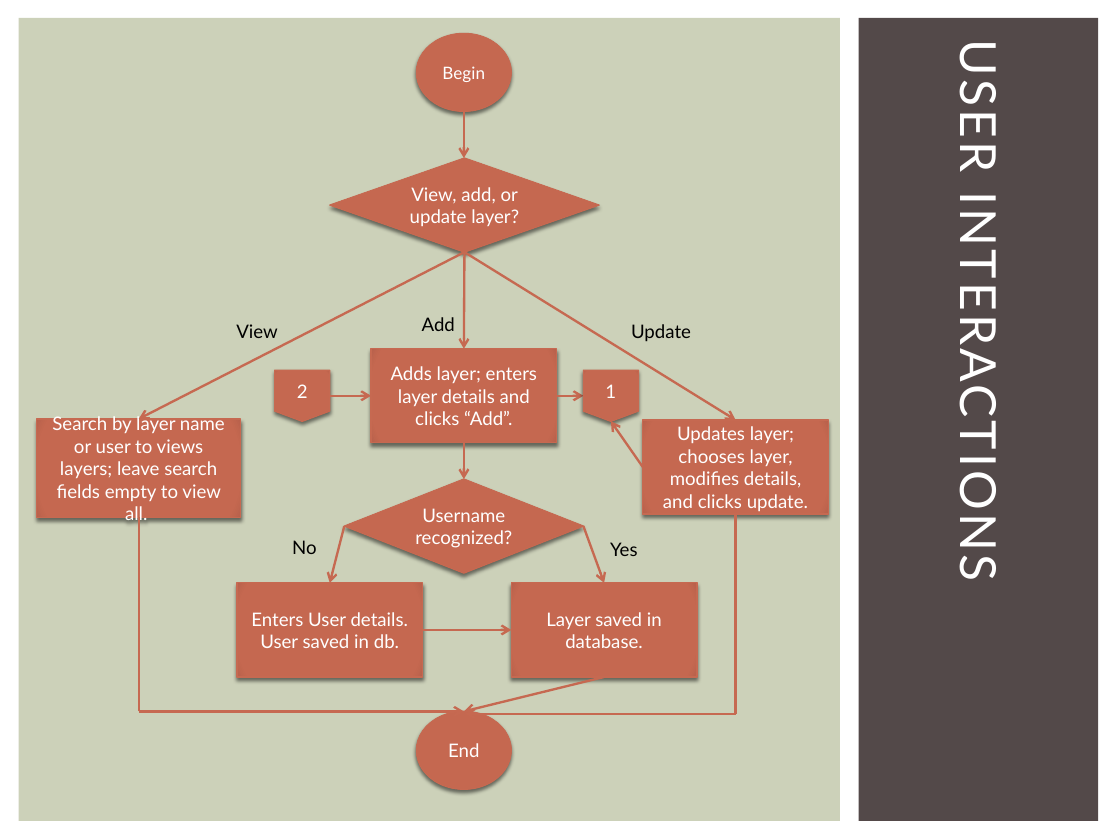
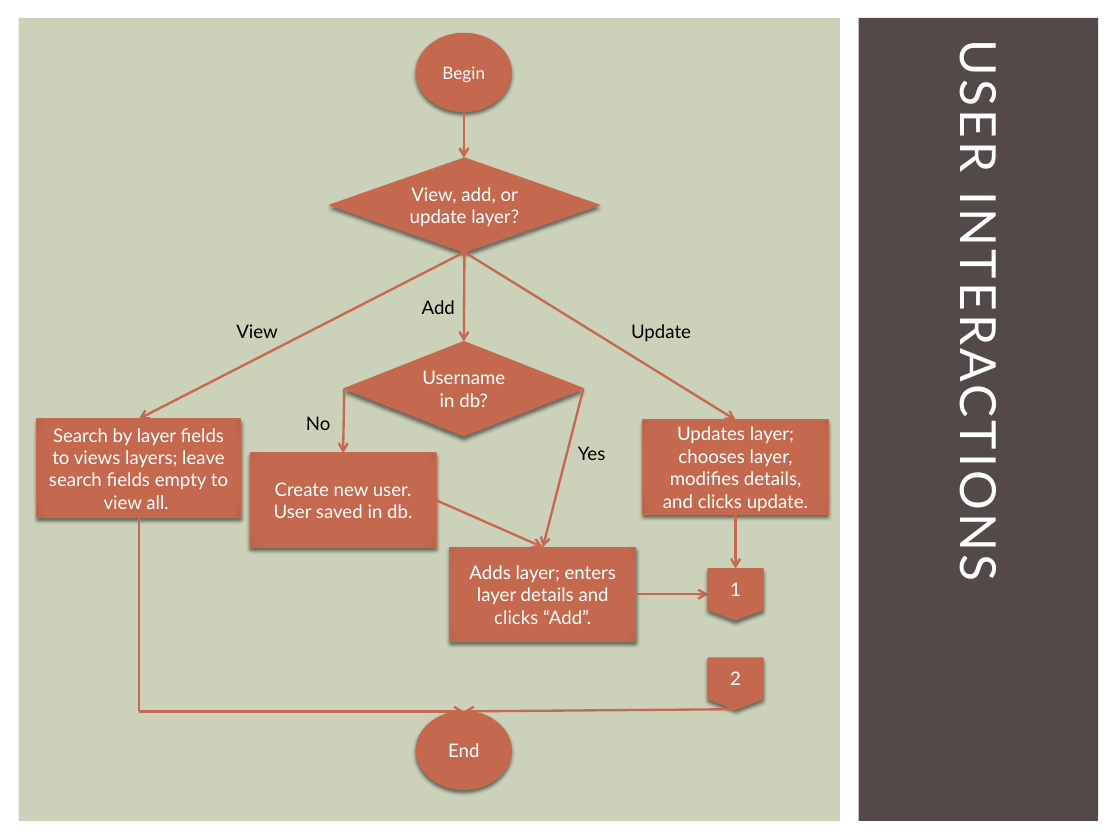
Before and after one commit to walkerq/layers, a slide deck: slide 5 of Final Project Presentation.pptx (slide 4 before the commit). Drawn at 1120x840 pixels with LibreOffice and Linux fonts; fonts in the diff are those of the drawing. Boxes give left, top, right and bottom in pixels: in the first picture for what was removed or moved away, otherwise in the second. Text is boxed around its words. In the diff, an @@ line names an element or a change of style, - is before the commit and + after.

```diff
--- a/Final Project Presentation.pptx
+++ b/Final Project Presentation.pptx
@@ arrow moved from (465, 252) - (464, 348) to (465, 252) - (464, 342) @@
@@ text "Add": place and size @@
-text "Add" at [422, 317, 455, 331]
+text "Add" at [422, 300, 455, 314]
@@ diamond "Username in db?": place and size @@
-diamond "Username in db?" at [344, 479, 582, 573]
+diamond "Username in db?" at [344, 342, 582, 436]
@@ arrow moved from (344, 526) - (329, 582) to (344, 389) - (343, 454) @@
@@ text in diamond at [422, 370, 505, 407]: text changed @@
-Username recognized?
+Username in db?
@@ arrow moved from (584, 526) - (604, 582) to (584, 389) - (543, 548) @@
@@ text "No": place and size @@
-text "No" at [292, 540, 316, 554]
+text "No" at [306, 416, 330, 430]
@@ arrow removed from (329, 395) to (371, 395) @@
@@ text in rectangle at [49, 428, 228, 509]: text changed @@
-Search by layer name or user to views layers; leave search fields empty to view all.
+Search by layer fields to views layers; leave search fields empty to view all.
@@ arrow removed from (464, 442) to (464, 479) @@
@@ text "Yes": place and size @@
-text "Yes" at [610, 542, 637, 556]
+text "Yes" at [578, 446, 605, 460]
@@ rectangle "Create new user. User saved ...": place and size @@
-rectangle "Create new user. User saved ..." at [237, 582, 423, 676]
+rectangle "Create new user. User saved ..." at [251, 454, 437, 548]
@@ text in rectangle at [274, 482, 412, 518]: text changed @@
-Enters User details. User saved in db.
+Create new user. User saved in db.
@@ arrow moved from (422, 629) - (512, 629) to (436, 501) - (543, 548) @@
@@ arrow moved from (643, 467) - (610, 421) to (736, 514) - (736, 569) @@
@@ line removed from (736, 713) to (736, 514) @@
@@ rectangle "Adds layer; enters layer details ...": place and size @@
-rectangle "Adds layer; enters layer details ..." at [371, 348, 557, 442]
+rectangle "Adds layer; enters layer details ..." at [450, 548, 636, 642]
@@ flow chart offpage connector "1": place and size @@
-flow chart offpage connector "1" at [584, 371, 638, 422]
+flow chart offpage connector "1" at [708, 569, 763, 620]
@@ rectangle removed at [512, 582, 698, 676] @@
-Layer saved in database.
@@ arrow moved from (557, 395) - (584, 395) to (636, 595) - (708, 595) @@
@@ flow chart offpage connector "2": place and size @@
-flow chart offpage connector "2" at [274, 371, 329, 422]
+flow chart offpage connector "2" at [708, 659, 763, 710]
@@ arrow removed from (604, 676) to (464, 711) @@
@@ arrow moved from (736, 713) - (465, 713) to (736, 709) - (464, 711) @@
```
Also in this commit, not shown: 3 other slides changed, 1 slide added.
